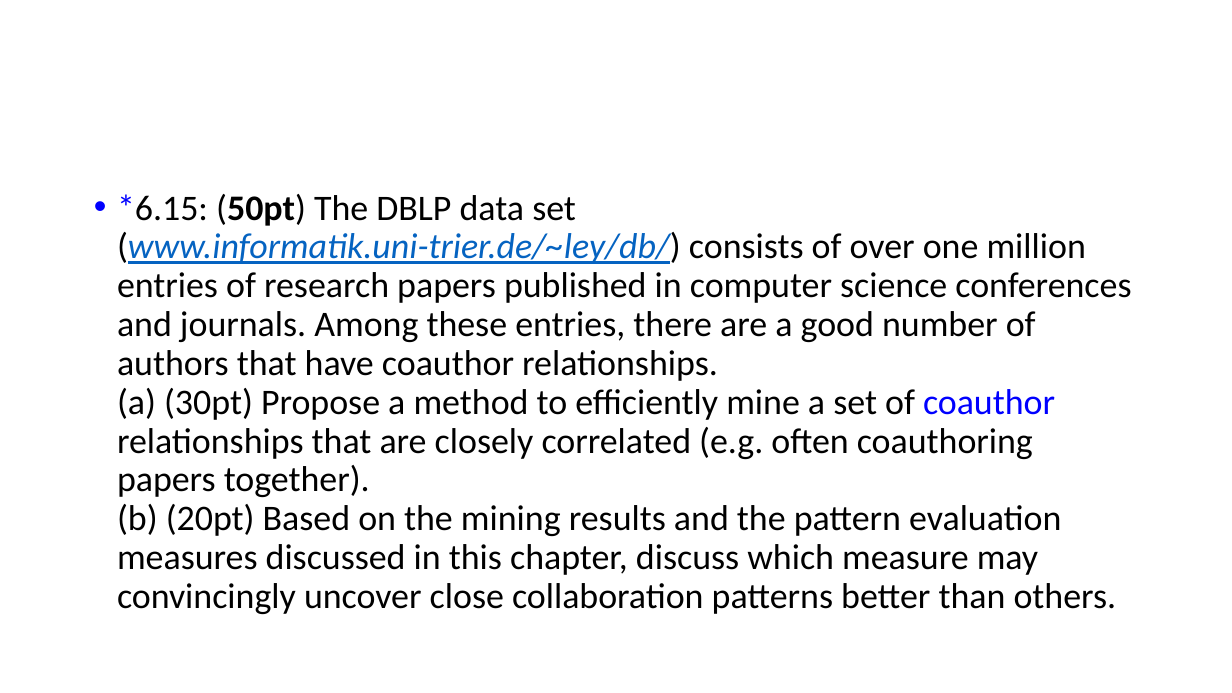
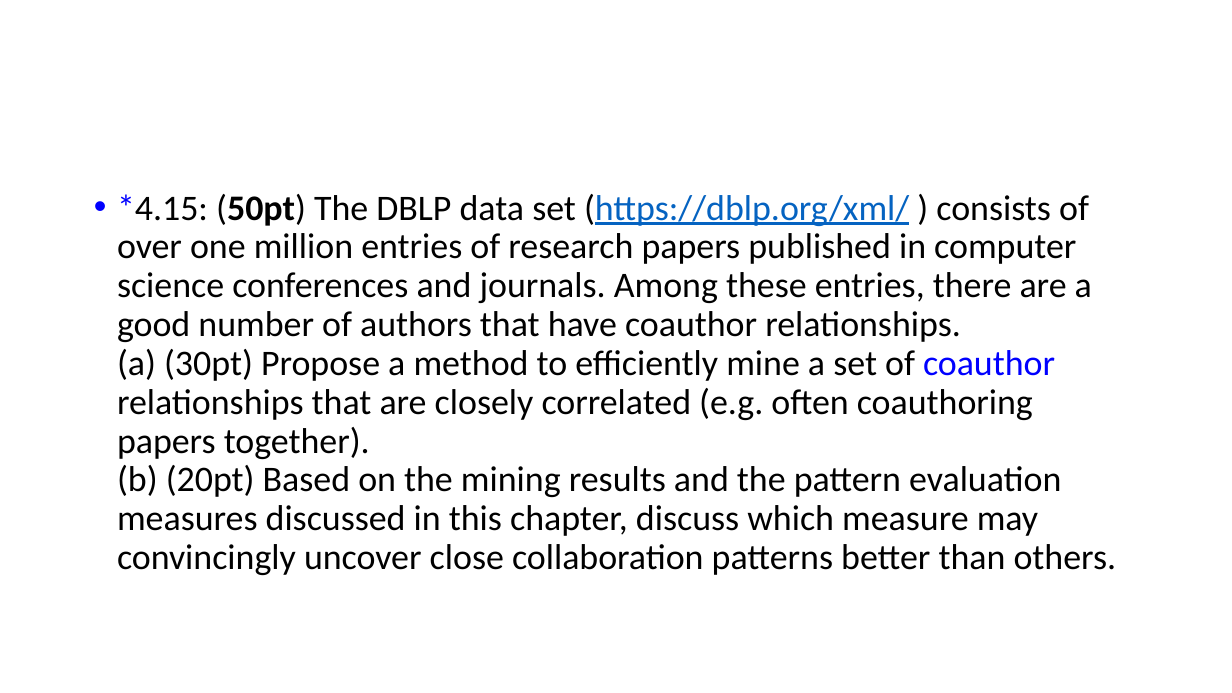
Before and after one commit to chriswjh/chriswjh.github.io, a slide deck: slide 9 of EDM/HW2.pptx. Drawn at 1232x693 pixels with LibreOffice and Linux fonts; fonts in the diff are those of the drawing. Boxes give left, top, right and bottom in pixels: in the first picture for what was removed or moved away, otherwise in the second. Text is boxed around its words. In the diff, an @@ line names an element or a change of style, - is before the commit and + after.

```diff
--- a/EDM/HW2.pptx
+++ b/EDM/HW2.pptx
@@ text at bbox=[117, 194, 1117, 575]: text changed @@
-• *6.15: (50pt) The DBLP data set (www.informatik.uni-trier.de/~ley/db/) consists of over one million entries of research papers published in computer science conferences and journals. Among these entries, there are a good number of authors that have coauthor relationships.
-  (a) (30pt) Propose a method to efficiently mine a set of coauthor relationships that are closely correlated (e.g. often coauthoring papers together).
-  (b) (20pt) Based on the mining results and the pattern evaluation measures discussed in this chapter, discuss which measure may convincingly uncover close collaboration patterns better than others.
+• *4.15: (50pt) The DBLP data set (https://dblp.org/xml/ ) consists of over one million entries of research papers published in computer science conferences and journals. Among these entries, there are a good number of authors that have coauthor relationships.
+  (a) (30pt) Propose a method to efficiently mine a set of coauthor relationships that are closely correlated (e.g. often coauthoring papers together).
+  (b) (20pt) Based on the mining results and the pattern evaluation measures discussed in this chapter, discuss which measure may convincingly uncover close collaboration patterns better than others.
```
Also in this commit, not shown: 6 other slides changed, 2 slides added, 1 slide removed, 4 other files.
